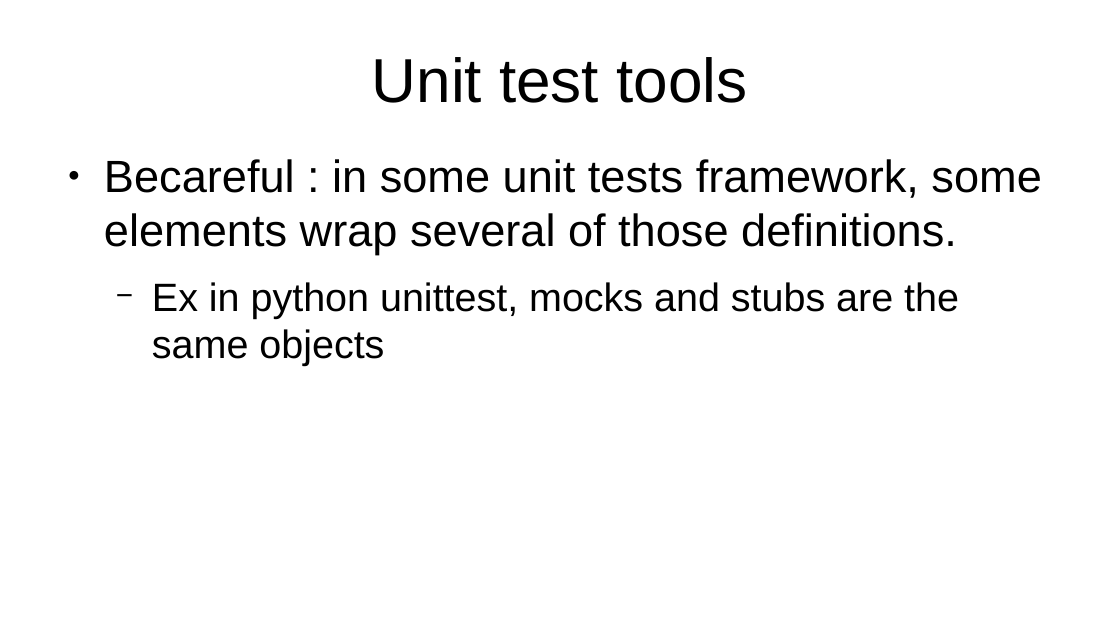
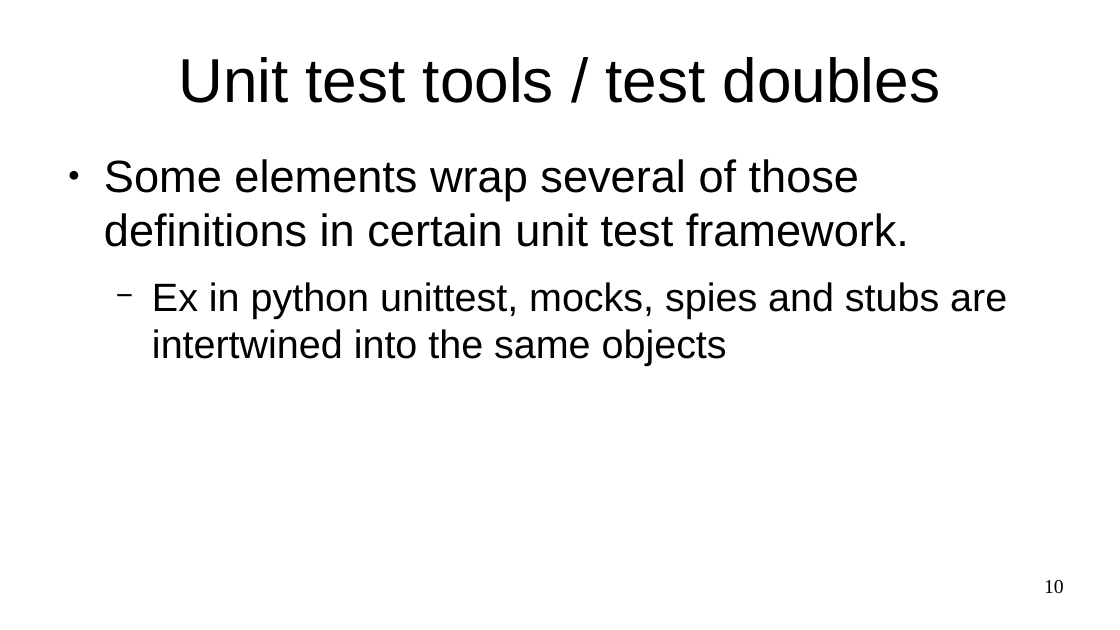
Before and after one commit to ybouilla/test_tutorial, a slide deck: slide 10 of presentation.odp (slide 6 before the commit). Drawn at 1120x630 pixels with LibreOffice and Linux fonts; fonts in the diff are those of the drawing. Boxes give left, top, right and bottom in pixels: in the first picture for what was removed or moved away, otherwise in the second. Text is boxed around its words. In the diff, an @@ line names an element or a change of style, - is before the commit and + after.

```diff
--- a/presentation.odp
+++ b/presentation.odp
@@ title at [178,57,940,103]: text changed @@
-Unit test tools
+Unit test tools / test doubles
@@ text at [104,159,1007,366]: text changed; size 32 to 28 pt @@
-● Becareful : in some unit tests framework, some elements wrap several of those definitions.
-  − Ex in python unittest, mocks and stubs are the same objects
+● Some elements wrap several of those definitions in certain unit test framework.
+  − Ex in python unittest, mocks, spies and stubs are intertwined into the same objects
@@ page number added at [1044,580,1064,594], 14 pt, text #000000 @@
+10
```
Also in this commit, not shown: 5 other slides changed, 15 slides added, 2 slides removed, 3 other files.
